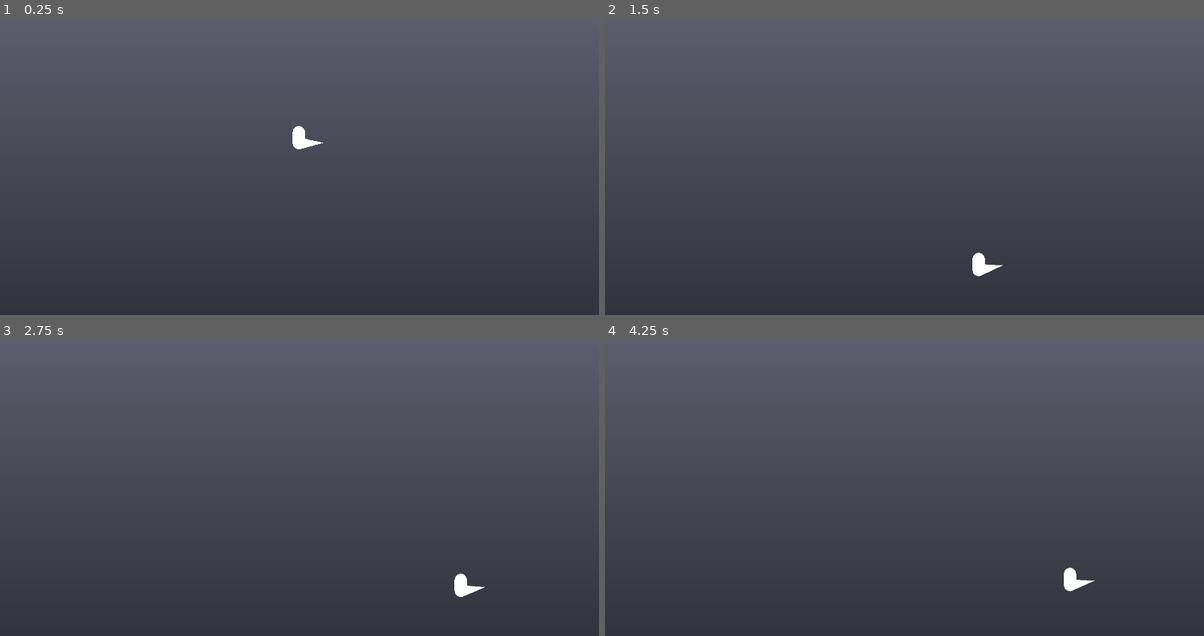
Above: before the commit, frames 1-4 (two rows, left to right).
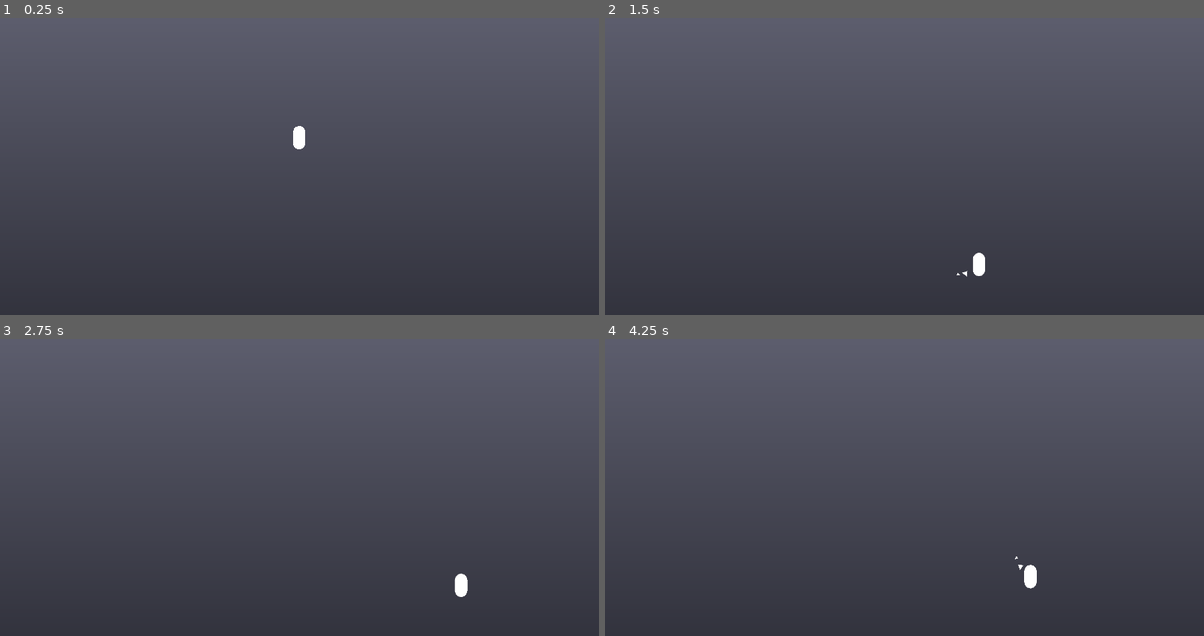
Above: after the commit, the same moments.

Repository: wahfl2/nightmare
Game: Godot game, scene res://game.tscn
Two runs of this game, one before a commit and one after it. Both use one fixed random seed, a clock stepped at 60 frames per second and the inputs below.
Inputs:
- Up to frame 1 (0.25 s): no input
- Up to frame 2 (1.5 s): tap Enter (ui_accept) at 0.5, 0.77 s; hold Right (ui_right) from 0.53 s (still down)
- Up to frame 3 (2.75 s): tap Enter (ui_accept) at 1.52 s; release Right (ui_right) at 2.03 s; hold Left (ui_left) from 2.03 s (still down)
- Up to frame 4 (4.25 s): release Left (ui_left) at 2.78 s; hold Right (ui_right) from 2.78 s (still down); tap Enter (ui_accept) at 3.02, 3.77 s

The runs differ from the first frame. In frame 1, less than 0.1% of the frame differs, in the area x 48-54%, y 36-44%; in frame 2, less than 0.1%; in frame 3, less than 0.1%; in frame 4, 0.4%, in the area x 68-82%, y 73-86%.

Commit message:
Remove old tail, add physics tail

Diff:
--- a/Tail.gd
+++ /dev/null
@@ -1,34 +0,0 @@
-extends Polygon2D
-
-
-# Called when the node enters the scene tree for the first time.
-func _ready():
-	pass # Replace with function body.
-
-func atan2vec(v: Vector2) -> float:
-	return atan2(v.y, v.x)
-
-
-# Called every frame. 'delta' is the elapsed time since the previous frame.
-func _process(delta):
-	var player_vel: Vector2 = $"..".velocity
-	var point = -player_vel
-
-	var angle0 = atan2vec(point * Vector2(1.0, 0.1))
-	var angle1 = atan2vec(point * Vector2(1.0, 0.25)) - angle0
-	var angle2 = atan2vec(point * Vector2(1.0, 0.5)) - angle1 - angle0
-	var angle3 = atan2vec(point * Vector2(1.0, 1.0)) - angle2 - angle1 - angle0
-
-	var skel = get_node(self.skeleton)
-
-	var bone0: Bone2D = skel.find_child("b0")
-	bone0.rotation += (angle0 - bone0.rotation) / 1000
-
-	var bone1: Bone2D = skel.find_child("b1")
-	bone1.rotation += (angle1 - bone1.rotation) / 1000
-
-	var bone2: Bone2D = skel.find_child("b2")
-	bone2.rotation += (angle2 - bone2.rotation) / 1000
-
-	var bone3: Bone2D = skel.find_child("b3")
-	bone3.rotation += (angle3 - bone3.rotation) / 1000
--- a/camera2.gd
+++ b/camera2.gd
@@ -19,7 +19,7 @@
 func _process(delta):
 	time_since_transition += delta
 
-	var player_pos: Vector2 = $"../World/Player".position
+	var player_pos: Vector2 = $"../World/PlayerCollection/Player".position
 	var target_pos: Vector2 = round(player_pos / SCREEN_SIZE) * SCREEN_SIZE
 
 	if !target_pos.is_equal_approx(prev_target_pos):
--- a/game.tscn
+++ b/game.tscn
@@ -1,9 +1,7 @@
-[gd_scene load_steps=10 format=3 uid="uid://drsd83xo1lmlb"]
+[gd_scene load_steps=13 format=3 uid="uid://drsd83xo1lmlb"]
 
 [ext_resource type="Script" path="res://Player.gd" id="1_e3vgh"]
 [ext_resource type="Script" path="res://camera2.gd" id="2_iciky"]
-[ext_resource type="Script" path="res://Tail.gd" id="3_dygdw"]
-[ext_resource type="Texture2D" uid="uid://d35mkxaaim86a" path="res://white_tex.png" id="3_vo0nk"]
 
 [sub_resource type="QuadMesh" id="QuadMesh_cfhte"]
 
@@ -13,12 +11,26 @@
 [sub_resource type="GradientTexture1D" id="GradientTexture1D_i1lwt"]
 gradient = SubResource("Gradient_y8stw")
 
+[sub_resource type="RectangleShape2D" id="RectangleShape2D_lifuj"]
+size = Vector2(3578, 176)
+
 [sub_resource type="CapsuleShape2D" id="CapsuleShape2D_rn7dh"]
 radius = 20.0
 height = 76.0
 
-[sub_resource type="RectangleShape2D" id="RectangleShape2D_lifuj"]
-size = Vector2(3578, 176)
+[sub_resource type="CircleShape2D" id="CircleShape2D_b278s"]
+radius = 17.0
+
+[sub_resource type="PhysicsMaterial" id="PhysicsMaterial_ixw7d"]
+friction = 0.64
+
+[sub_resource type="CircleShape2D" id="CircleShape2D_1h80o"]
+
+[sub_resource type="PhysicsMaterial" id="PhysicsMaterial_x7wns"]
+friction = 0.71
+
+[sub_resource type="CircleShape2D" id="CircleShape2D_cw7gh"]
+radius = 6.0
 
 [node name="Game" type="Node2D"]
 position = Vector2(2, 0)
@@ -29,7 +41,7 @@
 
 [node name="Background" type="MeshInstance2D" parent="Camera"]
 z_index = -4096
-position = Vector2(4, -1)
+position = Vector2(-29, 4)
 rotation = 1.5708
 scale = Vector2(1519.69, 2747.97)
 mesh = SubResource("QuadMesh_cfhte")
@@ -37,55 +49,74 @@
 
 [node name="World" type="Node2D" parent="."]
 
-[node name="Player" type="CharacterBody2D" parent="World"]
-position = Vector2(-2, -61)
-script = ExtResource("1_e3vgh")
-
-[node name="Collider" type="CollisionShape2D" parent="World/Player"]
-shape = SubResource("CapsuleShape2D_rn7dh")
-
-[node name="tail_skeleton" type="Skeleton2D" parent="World/Player"]
-position = Vector2(9.53674e-07, 18)
-scale = Vector2(1, 0.982255)
-
-[node name="b0" type="Bone2D" parent="World/Player/tail_skeleton"]
-position = Vector2(-9.53674e-07, 0)
-rest = Transform2D(1, 0, 0, 1, -9.53674e-07, 0)
-
-[node name="b1" type="Bone2D" parent="World/Player/tail_skeleton/b0"]
-position = Vector2(20, 0)
-rest = Transform2D(1, 0, 0, 1, 20, 0)
-
-[node name="b2" type="Bone2D" parent="World/Player/tail_skeleton/b0/b1"]
-position = Vector2(20, 0)
-rest = Transform2D(1, 0, 0, 1, 20, 0)
-
-[node name="b3" type="Bone2D" parent="World/Player/tail_skeleton/b0/b1/b2"]
-position = Vector2(20, 0)
-rest = Transform2D(1, 0, 0, 1, 20, 0)
-
-[node name="end" type="Bone2D" parent="World/Player/tail_skeleton/b0/b1/b2/b3"]
-position = Vector2(20, 0)
-rest = Transform2D(1, 0, 0, 1, 20, 0)
-auto_calculate_length_and_angle = false
-length = 1.0
-bone_angle = 0.0
-
-[node name="tail" type="Polygon2D" parent="World/Player"]
-texture = ExtResource("3_vo0nk")
-skeleton = NodePath("../tail_skeleton")
-polygon = PackedVector2Array(0, 38, 0, -2, 19, 3, 36, 8, 50.8758, 11.4471, 64.5188, 14.5167, 80, 18, 64.8419, 21.7895, 51.2857, 25.1786, 34.9143, 29.2714, 18.6214, 33.3447)
-uv = PackedVector2Array(5.11764, 38.69, 0.436687, 0.329313, 18.547, 4.17308, 34.3491, 7.72855, 50.8758, 11.4471, 64.5188, 14.5167, 80, 18, 64.8419, 21.7895, 51.2857, 25.1786, 34.9143, 29.2714, 18.6214, 33.3447)
-polygons = [PackedInt32Array(1, 10, 0), PackedInt32Array(1, 2, 10), PackedInt32Array(2, 9, 3), PackedInt32Array(2, 10, 9), PackedInt32Array(3, 4, 9), PackedInt32Array(4, 9, 8), PackedInt32Array(5, 4, 8), PackedInt32Array(5, 8, 7), PackedInt32Array(5, 6, 7)]
-bones = ["b0", PackedFloat32Array(1, 1, 1, 0, 0, 0, 0, 0, 0, 0, 1), "b0/b1", PackedFloat32Array(0, 0, 1, 1, 1, 0, 0, 0, 1, 1, 1), "b0/b1/b2", PackedFloat32Array(0, 0, 0, 1, 1, 1, 0, 1, 1, 1, 0), "b0/b1/b2/b3", PackedFloat32Array(0, 0, 0, 0, 0, 1, 1, 1, 0, 0, 0), "b0/b1/b2/b3/end", PackedFloat32Array(0, 0, 0, 0, 0, 0, 0, 0, 0, 0, 0)]
-script = ExtResource("3_dygdw")
-
-[node name="body" type="Polygon2D" parent="World/Player"]
-polygon = PackedVector2Array(-20, 18, -17, 28, -10, 35, 0, 38, 10, 35, 17, 28, 20, 18, 20, -18, 17, -28, 10, -35, 0, -38, -10, -35, -17, -28, -20, -18)
-
 [node name="Level" type="StaticBody2D" parent="World"]
 position = Vector2(17, 459)
+collision_layer = 65535
 
 [node name="Collider" type="CollisionShape2D" parent="World/Level"]
 position = Vector2(-18, 45)
 shape = SubResource("RectangleShape2D_lifuj")
+
+[node name="PlayerCollection" type="Node" parent="World"]
+
+[node name="Player" type="CharacterBody2D" parent="World/PlayerCollection"]
+position = Vector2(1, -61)
+collision_mask = 2
+script = ExtResource("1_e3vgh")
+
+[node name="Collider" type="CollisionShape2D" parent="World/PlayerCollection/Player"]
+shape = SubResource("CapsuleShape2D_rn7dh")
+
+[node name="body" type="Polygon2D" parent="World/PlayerCollection/Player"]
+polygon = PackedVector2Array(-20, 18, -17, 28, -10, 35, 0, 38, 10, 35, 17, 28, 20, 18, 20, -18, 17, -28, 10, -35, 0, -38, -10, -35, -17, -28, -20, -18)
+
+[node name="TailCollection" type="Node" parent="World/PlayerCollection"]
+
+[node name="Tail0" type="RigidBody2D" parent="World/PlayerCollection/TailCollection"]
+position = Vector2(1, -24)
+
+[node name="CollisionShape2D" type="CollisionShape2D" parent="World/PlayerCollection/TailCollection/Tail0"]
+position = Vector2(0, -17)
+shape = SubResource("CircleShape2D_b278s")
+
+[node name="Tail1" type="RigidBody2D" parent="World/PlayerCollection/TailCollection"]
+position = Vector2(1, -40)
+collision_mask = 2
+physics_material_override = SubResource("PhysicsMaterial_ixw7d")
+
+[node name="CollisionShape2D" type="CollisionShape2D" parent="World/PlayerCollection/TailCollection/Tail1"]
+shape = SubResource("CircleShape2D_1h80o")
+
+[node name="Polygon2D" type="Polygon2D" parent="World/PlayerCollection/TailCollection/Tail1"]
+polygon = PackedVector2Array(-7, 8, -2, -10, 11, 1)
+
+[node name="Tail2" type="RigidBody2D" parent="World/PlayerCollection/TailCollection"]
+position = Vector2(1, -40)
+collision_mask = 2
+physics_material_override = SubResource("PhysicsMaterial_x7wns")
+
+[node name="CollisionShape2D" type="CollisionShape2D" parent="World/PlayerCollection/TailCollection/Tail2"]
+shape = SubResource("CircleShape2D_cw7gh")
+
+[node name="Polygon2D" type="Polygon2D" parent="World/PlayerCollection/TailCollection/Tail2"]
+position = Vector2(-7, 2)
+polygon = PackedVector2Array(3, 3, 7, -9, 13, -3)
+
+[node name="PinJoint2D" type="PinJoint2D" parent="World/PlayerCollection/TailCollection"]
+position = Vector2(1, -40)
+node_a = NodePath("../Tail0")
+node_b = NodePath("../../Player")
+
+[node name="DampedSpringJoint2D" type="DampedSpringJoint2D" parent="World/PlayerCollection/TailCollection"]
+position = Vector2(1, -40)
+node_a = NodePath("../Tail0")
+node_b = NodePath("../Tail1")
+length = 1.0
+stiffness = 64.0
+
+[node name="DampedSpringJoint2D2" type="DampedSpringJoint2D" parent="World/PlayerCollection/TailCollection"]
+position = Vector2(1, -40)
+node_a = NodePath("../Tail1")
+node_b = NodePath("../Tail2")
+length = 1.0
+stiffness = 64.0
Binary file removed: smalltringle.png
Not shown, removed: smalltringle.png.import
Not shown, removed: tail.obj
Not shown, removed: tail.obj.import
Binary file removed: tringle.png
Not shown, removed: tringle.png.import
